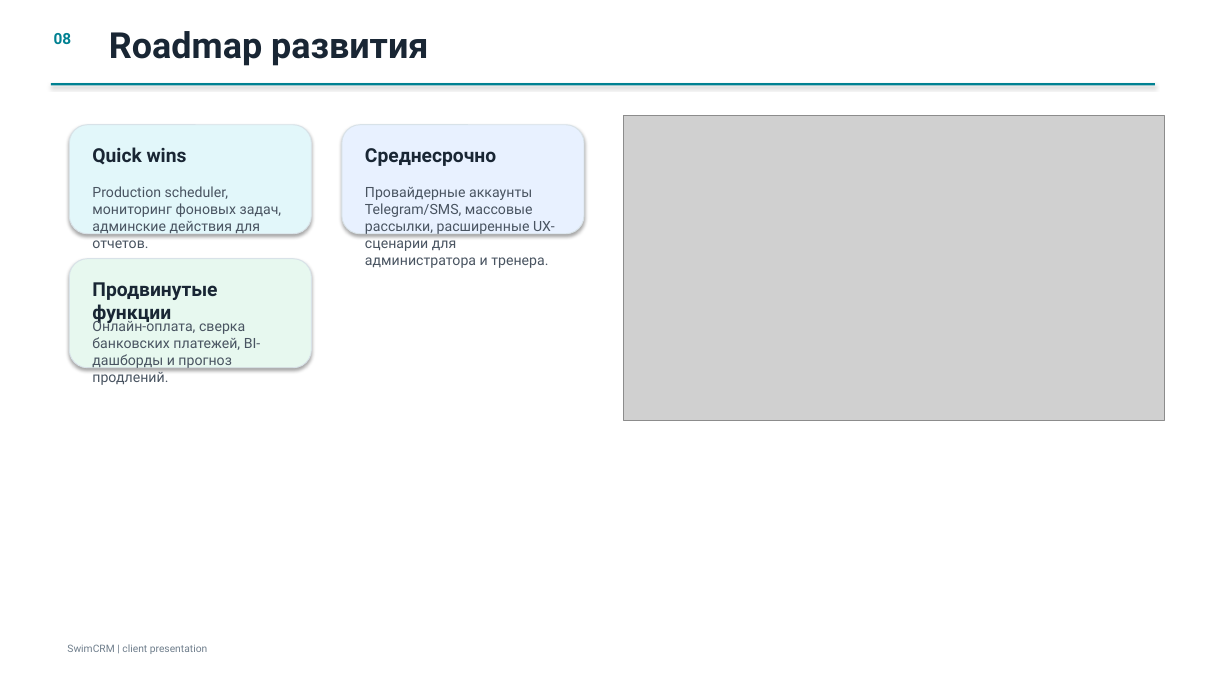
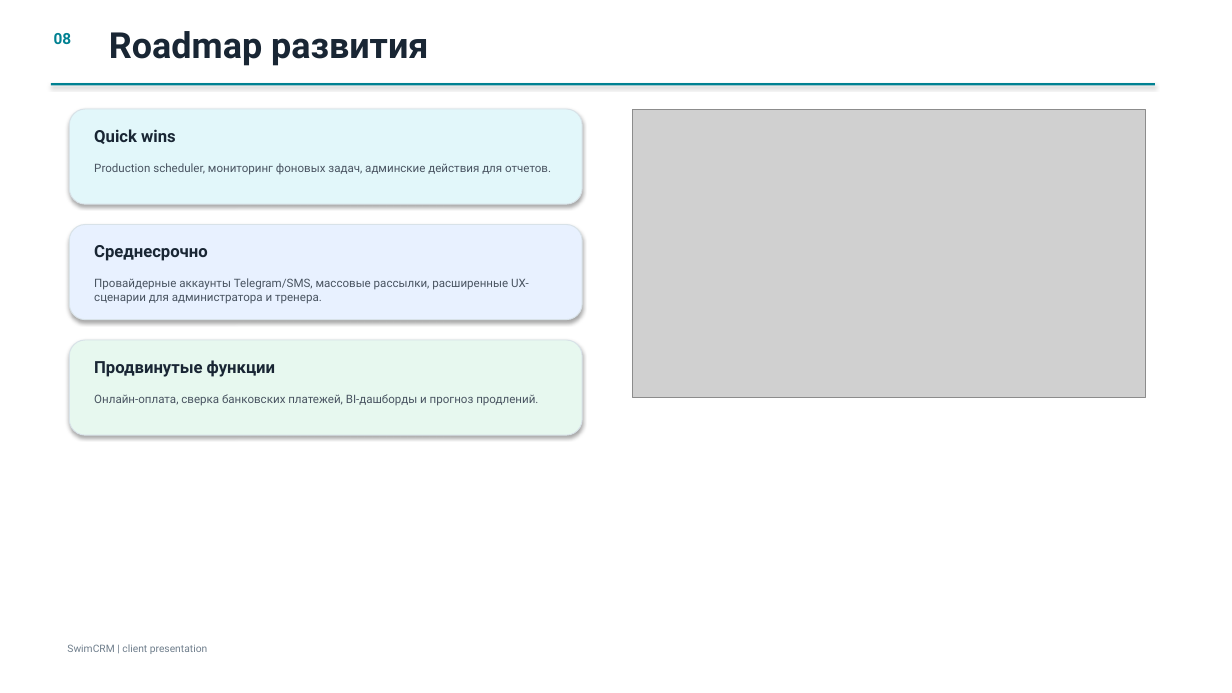
Before and after one commit to dsan8642-sys/crm_main_repostiroriy, a slide deck: slide 8 of docs/SwimCRM_client_presentation_ru.pptx. Drawn at 1232x693 pixels with LibreOffice and Linux fonts; fonts in the diff are those of the drawing; grey boxes stand for pictures. Boxes give left, top, right and bottom in pixels: in the first picture for what was removed or moved away, otherwise in the second. Text is boxed around its words. In the diff, an @@ line names an element or a change of style, - is before the commit and + after.

```diff
--- a/docs/SwimCRM_client_presentation_ru.pptx
+++ b/docs/SwimCRM_client_presentation_ru.pptx
@@ rounded rectangle: place and size @@
-rounded rectangle at (69,125,311,234)
+rounded rectangle at (69,109,582,204)
@@ picture: place and size @@
-picture at (624,116,1165,421)
+picture at (633,109,1146,397)
@@ text "Quick wins": place and size @@
-text "Quick wins" at (92,147,187,164)
+text "Quick wins" at (94,129,176,144)
@@ text "Production scheduler, мониторинг фоновых задач, ...": place and size @@
-text "Production scheduler, мониторинг фоновых задач, ..." at (92,186,282,248)
+text "Production scheduler, мониторинг фоновых задач, ..." at (94,163,551,175)
@@ rounded rectangle: place and size @@
-rounded rectangle at (342,125,584,234)
+rounded rectangle at (69,225,582,320)
@@ size 15 to 13 pt in 3 elements at (94,129,176,144), (94,360,275,377), (94,245,208,261) @@
@@ text "Среднесрочно": place and size @@
-text "Среднесрочно" at (365,148,496,166)
+text "Среднесрочно" at (94,245,208,261)
@@ size 11 to 9 pt in 3 elements at (94,163,551,175), (94,394,538,406), (94,278,529,304) @@
@@ text "Провайдерные аккаунты Telegram/SMS, массовые рассылки, ...": place and size @@
-text "Провайдерные аккаунты Telegram/SMS, массовые рассылки, ..." at (365,187,555,268)
+text "Провайдерные аккаунты Telegram/SMS, массовые рассылки, ..." at (94,278,529,304)
@@ rounded rectangle: place and size @@
-rounded rectangle at (69,259,311,368)
+rounded rectangle at (69,340,582,435)
@@ text "Продвинутые функции": place and size @@
-text "Продвинутые функции" at (92,282,217,324)
+text "Продвинутые функции" at (94,360,275,377)
@@ text "Онлайн-оплата, сверка банковских платежей, BI-дашборды ...": place and size @@
-text "Онлайн-оплата, сверка банковских платежей, BI-дашборды ..." at (92,318,261,385)
+text "Онлайн-оплата, сверка банковских платежей, BI-дашборды ..." at (94,394,538,406)
```
Also in this commit, not shown: 8 other slides changed, 2 other files.
